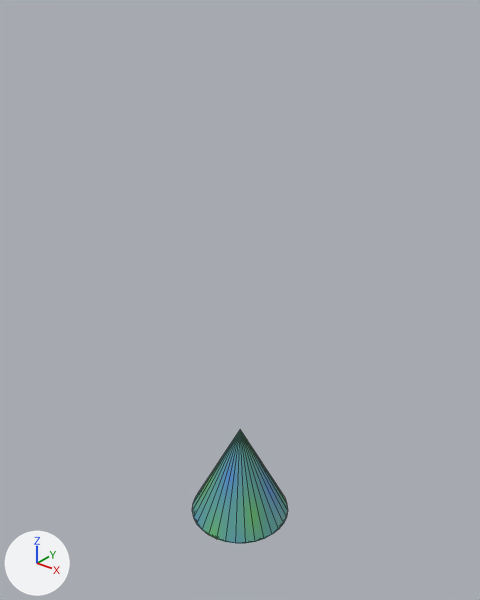
An edit to the glTF model src/resources/level_assets/outside-tree-1.glb, drawn before and after from the same camera.
Rendered twice from a camera (50 mm lens) standing at (10.5, -13.13, 16.33) and looking at (-0.33, 0.41, 7.94). The axes (+X, +Y, +Z) are drawn at lower left. The lights are the same throughout. Mesh edges are drawn as thin lines. Vertices at the same position are counted once.
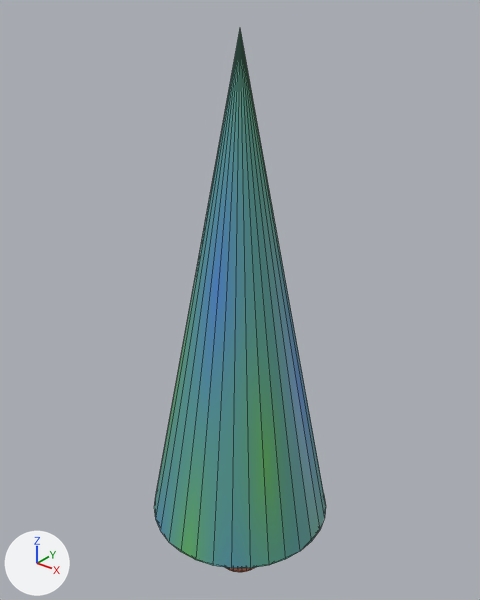
Location of each change, [x1, y1, x2, y2] in pixels of the pictures (480 x 600 px; the box of a moved part takes in the faces that stretch with it):
'Cone', reshaped, moved, rescaled (78% wider, 376% taller)
    before: [192, 430, 288, 543]
    after: [154, 30, 326, 572]
part 1 of me_cone_001, moved or reshaped
    before: [192, 430, 288, 543]
    after: [154, 30, 326, 568]

What changed in the scene script:
```text
Change me_cone_001:
    where me_cone_001.from_pydata(...)  # 97 vertices, 186 faces; spans x -1.0..1.0, y -1.0..1.0, z -1.39..1.0
    used by ob_cone; location = (0.0, 0.0, 2.17); scale = (1.57, 1.57, 1.57)
    me_cone_001 part 1: the loose piece of 33 vertices spanning x -1.0..1.0, y -1.0..1.0, z -1.0..1.0 is scaled about its middle by (0.446, 0.446, 1.15), then moved by (0.0, 0.0, 0.15)
Change ob_cone:
    ob_cone.location: (0.0, 0.0, 2.17) -> (0.0, 0.0, 7.16)
    ob_cone.scale: (1.57, 1.57, 1.57) -> (6.28, 6.28, 6.28)
```
